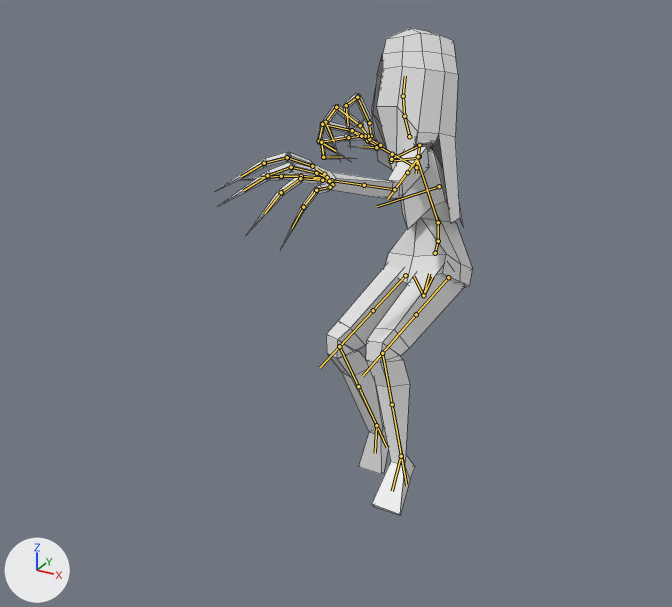
Renders of the FBX model Assets/Ghost/Models/sk_ghost_lob.fbx from each side of a commit.
Rendered twice from a camera (50 mm lens) standing at (1.1, -2.31, 2.02) and looking at (-0.07, -0.19, 0.96). Arrows for +X, +Y and +Z are at lower left; the lights stay in place. The older version comes first. Both versions are drawn at frame 15 of the action 'Scene'; the numbers are the values there. The bones that change, and the others that lie on the model, are drawn over the model as lines. Mesh edges are drawn as thin lines.

Names of what the first picture shows: 'GHOST'.
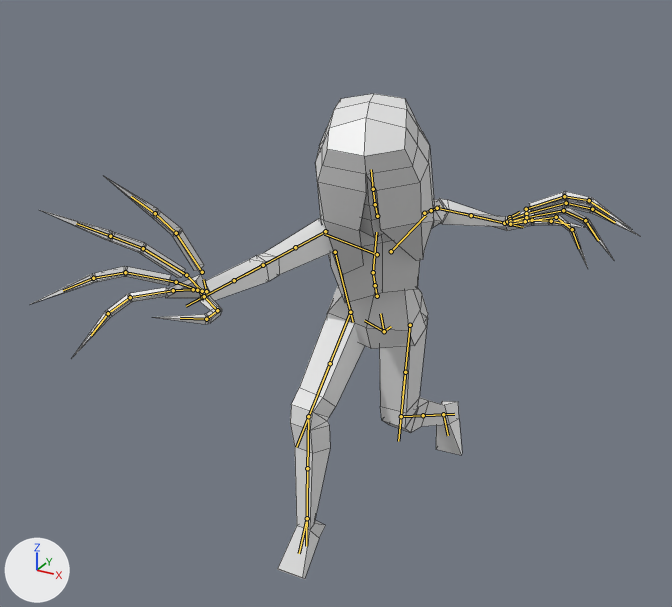
What the commit changed:
Bone 'DEF-spine' (bone_def_spine) moves from (0.001, 0.106, -0.255) to (0.0, 0.11, 0.034).
Bone 'DEF-spine' (bone_def_spine) turns from (-41, -18, 17) to (19, 1, 0) degrees about its own x, y and z.
Bone 'DEF-spine.002' (bone_def_spine_002) turns from (23, -10, -6) to (9, 10, -7) degrees about its own x, y and z.
Bone 'DEF-spine.003' (bone_def_spine_003) turns from (27, -32, -14) to (9, 28, -4) degrees about its own x, y and z.
Bone 'DEF-upper_arm.L' (bone_def_upper_arm_l) turns from (50, -14, 29) to (-23, 3, 16) degrees about its own x, y and z.
Bone 'DEF-upper_arm.L.001' (bone_def_upper_arm_l_001) moves from (0.0, -0.003, 0.0) to (0.0, -0.005, 0.0).
Bone 'DEF-upper_arm.L.001' (bone_def_upper_arm_l_001) turns from (0, -2, 0) to (0, -9, 0) degrees about its own x, y and z.
Bone 'DEF-forearm.L' (bone_def_forearm_l) moves from (0.0, -0.006, 0.001) to (0.0, -0.009, 0.001).
Bone 'DEF-forearm.L' (bone_def_forearm_l) turns from (42, -4, 0) to (63, -20, 2) degrees about its own x, y and z.
Bone 'DEF-hand.L' (bone_def_hand_l) moves from (-0.001, -0.006, -0.001) to (-0.001, -0.009, -0.001).
Bone 'DEF-hand.L' (bone_def_hand_l) turns from (-19, -28, 25) to (23, -74, -1) degrees about its own x, y and z.
Bone 'DEF-upper_arm.R' (bone_def_upper_arm_r) turns from (32, 8, -26) to (87, 27, -29) degrees about its own x, y and z.
Bone 'DEF-upper_arm.R.001' (bone_def_upper_arm_r_001) moves from (0.0, -0.005, 0.0) to (0.0, 0.001, 0.0).
Bone 'DEF-upper_arm.R.001' (bone_def_upper_arm_r_001) turns from (0, 4, 0) to (0, 7, 0) degrees about its own x, y and z.
Bone 'DEF-forearm.R' (bone_def_forearm_r) moves from (0.0, -0.01, 0.001) to (0.0, 0.001, 0.0).
Bone 'DEF-forearm.R' (bone_def_forearm_r) turns from (84, 11, -1) to (-3, 14, -1) degrees about its own x, y and z.
Bone 'DEF-hand.R' (bone_def_hand_r) moves from (0.002, -0.01, -0.001) to (0.0, 0.001, 0.0).
Bone 'DEF-hand.R' (bone_def_hand_r) turns from (72, 49, 40) to (22, 26, -63) degrees about its own x, y and z.
Bone 'DEF-f_index.02.R' (bone_def_f_index_02_r) turns from (70, 0, 0) to (5, 0, 0) degrees about its own x, y and z.
Bone 'DEF-f_index.03.R' (bone_def_f_index_03_r) turns from (70, 0, 0) to (5, 0, 0) degrees about its own x, y and z.
Bone 'DEF-f_middle.02.R' (bone_def_f_middle_02_r) turns from (68, 0, 0) to (0, 0, 0) degrees about its own x, y and z.
Bone 'DEF-f_middle.03.R' (bone_def_f_middle_03_r) turns from (68, 0, 0) to (0, 0, 0) degrees about its own x, y and z.
Bone 'DEF-f_ring.02.R' (bone_def_f_ring_02_r) turns from (75, 0, 0) to (12, 0, 0) degrees about its own x, y and z.
Bone 'DEF-f_ring.03.R' (bone_def_f_ring_03_r) turns from (75, 0, 0) to (12, 0, 0) degrees about its own x, y and z.
Bone 'DEF-f_pinky.02.R' (bone_def_f_pinky_02_r) turns from (79, 0, 0) to (18, 0, 0) degrees about its own x, y and z.
Bone 'DEF-f_pinky.03.R' (bone_def_f_pinky_03_r) turns from (79, 0, 0) to (18, 0, 0) degrees about its own x, y and z.
Bone 'DEF-spine.004' (bone_def_spine_004) turns from (-27, 23, -6) to (-16, -14, 14) degrees about its own x, y and z.
Bone 'DEF-thigh.L' (bone_def_thigh_l) turns from (-23, 1, 6) to (-12, 0, 4) degrees about its own x, y and z.
Bone 'DEF-shin.L' (bone_def_shin_l) turns from (55, 10, 0) to (58, 7, 0) degrees about its own x, y and z.
Bone 'DEF-shin.L.001' (bone_def_shin_l_001) turns from (0, -79, 0) to (0, -66, 0) degrees about its own x, y and z.
Bone 'DEF-foot.L' (bone_def_foot_l) turns from (34, -26, -18) to (19, -4, -2) degrees about its own x, y and z.
Bone 'DEF-thigh.R' (bone_def_thigh_r) turns from (-23, 2, 11) to (-62, 1, 1) degrees about its own x, y and z.
Bone 'DEF-shin.R' (bone_def_shin_r) moves from (-0.001, -0.02, 0.001) to (-0.001, -0.013, 0.0).
Bone 'DEF-shin.R' (bone_def_shin_r) turns from (75, 6, 0) to (36, 12, 0) degrees about its own x, y and z.
Bone 'DEF-shin.R.001' (bone_def_shin_r_001) moves from (0.0, -0.01, 0.0) to (0.0, -0.006, 0.0).
Bone 'DEF-shin.R.001' (bone_def_shin_r_001) turns from (0, 46, 0) to (0, 56, 0) degrees about its own x, y and z.
Bone 'DEF-foot.R' (bone_def_foot_r) moves from (0.0, -0.009, -0.018) to (0.0, -0.006, -0.011).
Bone 'DEF-foot.R' (bone_def_foot_r) turns from (50, -35, -18) to (48, -11, -9) degrees about its own x, y and z.

Pixel boxes [x1, y1, x2, y2] of what changed, in the pictures (672 x 607 px):
'GHOST', posed (137% wider): before [216, 28, 473, 515]; after [31, 94, 641, 579]
bone 'DEF-spine', root to tip: before (423, 295) to (429, 273); after (384, 331) to (380, 313)
bone 'DEF-spine.002', root to tip: before (438, 241) to (438, 222); after (375, 285) to (373, 272)
bone 'DEF-spine.003', root to tip: before (438, 222) to (417, 159); after (373, 272) to (376, 232)
bone 'DEF-upper_arm.L', root to tip: before (419, 156) to (400, 181); after (424, 213) to (434, 209)
bone 'DEF-upper_arm.L.001', root to tip: before (407, 172) to (387, 199); after (431, 210) to (440, 206)
bone 'DEF-forearm.L', root to tip: before (394, 189) to (346, 182); after (437, 208) to (490, 219)
bone 'DEF-hand.L', root to tip: before (331, 180) to (328, 179); after (504, 223) to (512, 220)
bone 'DEF-upper_arm.R', root to tip: before (419, 145) to (417, 163); after (325, 231) to (280, 256)
bone 'DEF-upper_arm.R.001', root to tip: before (418, 156) to (416, 173); after (295, 247) to (246, 274)
bone 'DEF-forearm.R', root to tip: before (416, 167) to (378, 146); after (263, 265) to (219, 288)
bone 'DEF-hand.R', root to tip: before (367, 140) to (365, 134); after (202, 297) to (198, 288)
bone 'DEF-f_index.02.R', root to tip: before (357, 97) to (346, 105); after (176, 233) to (155, 213)
bone 'DEF-f_index.03.R', root to tip: before (346, 105) to (348, 125); after (155, 213) to (131, 196)
bone 'DEF-f_middle.02.R', root to tip: before (336, 107) to (325, 122); after (143, 248) to (110, 236)
bone 'DEF-f_middle.03.R', root to tip: before (325, 122) to (334, 142); after (110, 236) to (76, 223)
bone 'DEF-f_ring.02.R', root to tip: before (322, 124) to (319, 141); after (125, 272) to (93, 278)
bone 'DEF-f_ring.03.R', root to tip: before (319, 141) to (336, 151); after (93, 278) to (63, 290)
bone 'DEF-f_pinky.02.R', root to tip: before (321, 142) to (323, 157); after (130, 297) to (108, 313)
bone 'DEF-f_pinky.03.R', root to tip: before (323, 157) to (340, 156); after (108, 313) to (91, 335)
bone 'DEF-spine.004', root to tip: before (409, 136) to (404, 116); after (377, 216) to (375, 204)
bone 'DEF-thigh.L', root to tip: before (448, 277) to (396, 336); after (410, 325) to (402, 398)
bone 'DEF-shin.L', root to tip: before (382, 353) to (397, 434); after (401, 416) to (435, 415)
bone 'DEF-shin.L.001', root to tip: before (392, 404) to (406, 485); after (423, 415) to (454, 414)
bone 'DEF-foot.L', root to tip: before (401, 456) to (392, 491); after (443, 414) to (448, 435)
bone 'DEF-thigh.R', root to tip: before (405, 275) to (353, 331); after (350, 312) to (318, 393)
bone 'DEF-shin.R', root to tip: before (339, 346) to (369, 410); after (308, 416) to (307, 497)
bone 'DEF-shin.R.001', root to tip: before (358, 386) to (387, 447); after (307, 468) to (306, 546)
bone 'DEF-foot.R', root to tip: before (376, 425) to (375, 453); after (307, 518) to (299, 553)
